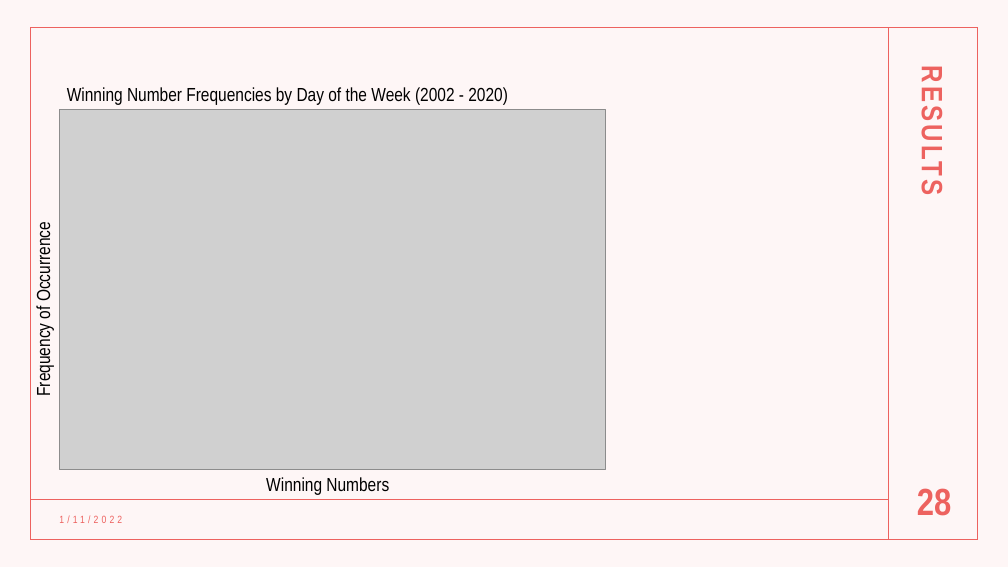
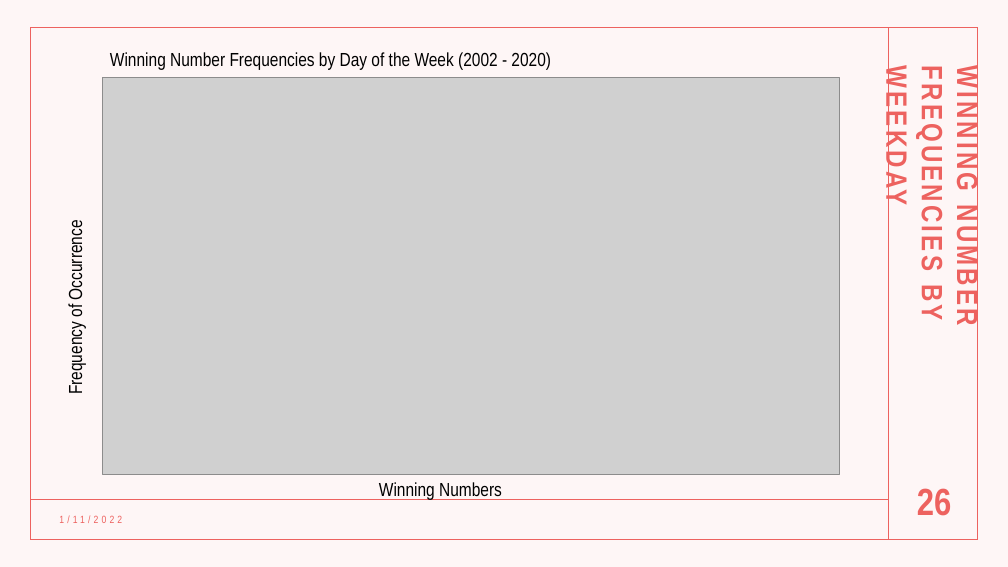
Before and after one commit to AlbiKovi/DSO110---Final-Group-Project, a slide deck: slide 26 of Is the Mega Millions a Mega Trap.pptm (slide 28 before the commit). Drawn at 1008x567 pixels with LibreOffice and Linux fonts; fonts in the diff are those of the drawing; grey boxes stand for pictures. Boxes give left, top, right and bottom in pixels: in the first picture for what was removed or moved away, otherwise in the second. Text is boxed around its words. In the diff, an @@ line names an element or a change of style, - is before the commit and + after.

```diff
--- a/Is the Mega Millions a Mega Trap.pptm
+++ b/Is the Mega Millions a Mega Trap.pptm
@@ text "Winning Number Frequencies by Day ...": place and size @@
-text "Winning Number Frequencies by Day ..." at [67, 87, 508, 105]
+text "Winning Number Frequencies by Day ..." at [110, 52, 551, 70]
@@ picture: place and size @@
-picture at [60, 110, 606, 470]
+picture at [103, 78, 839, 474]
@@ text at [916, 78, 984, 322]: text changed @@
-RESULTS
+WINNING NUMBER FREQUENCIES BY WEEKDAY
@@ text "Frequency of Occurrence": place and size @@
-text "Frequency of Occurrence" at [33, 230, 54, 394]
+text "Frequency of Occurrence" at [65, 228, 86, 393]
@@ text "Winning Numbers": place and size @@
-text "Winning Numbers" at [266, 477, 389, 495]
+text "Winning Numbers" at [379, 482, 502, 500]
@@ page number at [917, 488, 951, 516]: text changed @@
-28
+26
```
Also in this commit, not shown: 20 other slides changed, 1 slide removed.
